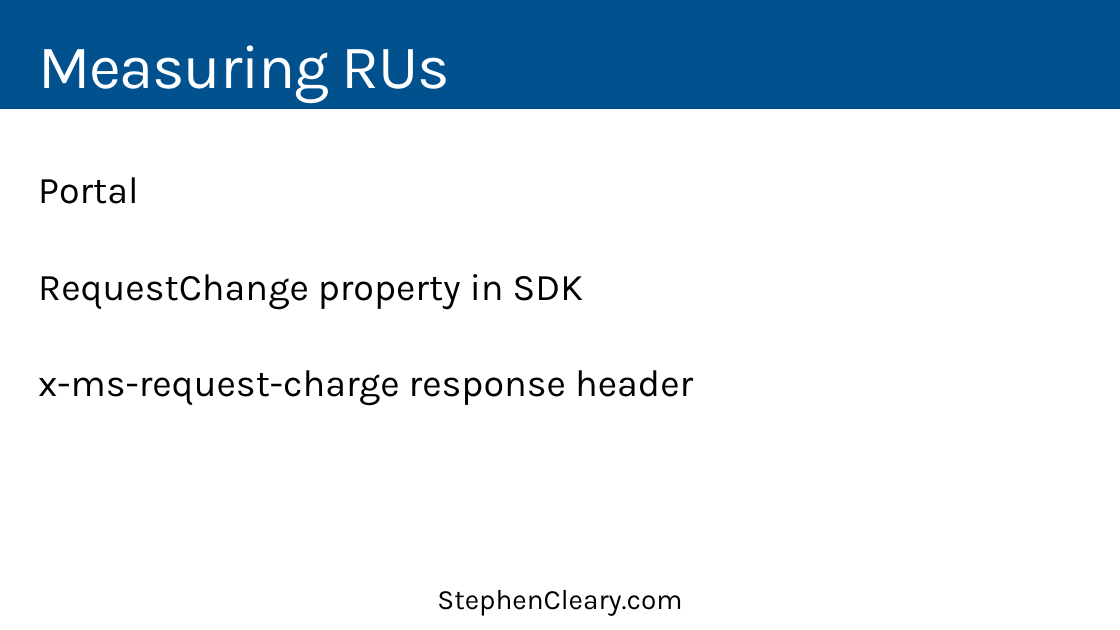
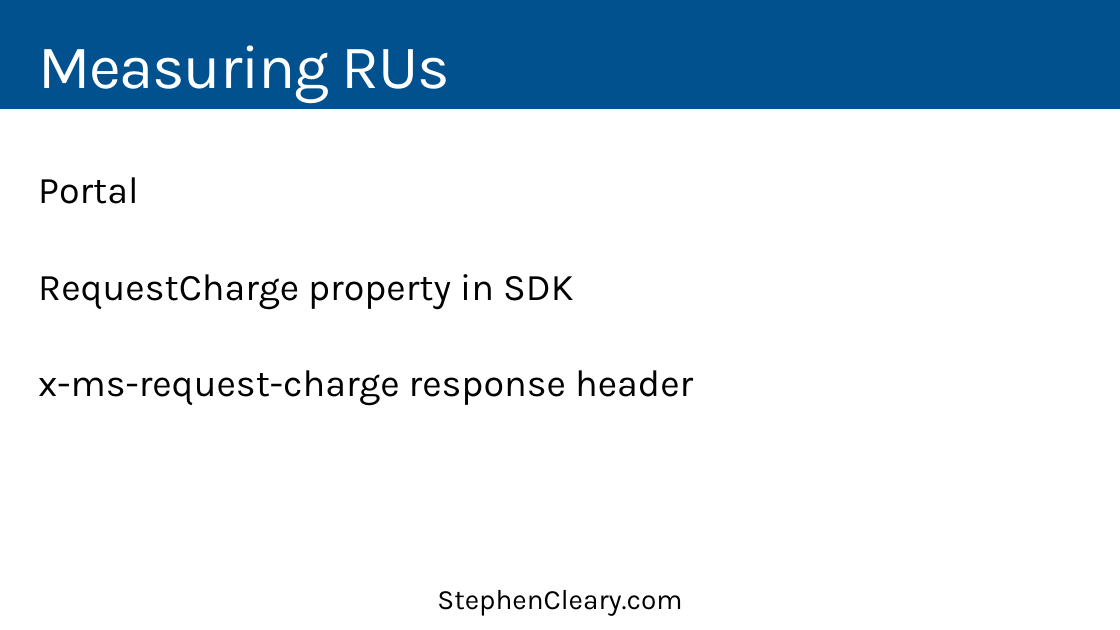
Before and after one commit to StephenCleary/Presentations, a slide deck: slide 25 of CosmosDB/CosmosDB - 16.9.pptx. Drawn at 1120x630 pixels with LibreOffice and Linux fonts; fonts in the diff are those of the drawing. Boxes give left, top, right and bottom in pixels: in the first picture for what was removed or moved away, otherwise in the second. Text is boxed around its words. In the diff, an @@ line names an element or a change of style, - is before the commit and + after.

```diff
--- a/CosmosDB/CosmosDB - 16.9.pptx
+++ b/CosmosDB/CosmosDB - 16.9.pptx
@@ text at [38,274,574,310]: text changed @@
-RequestChange property in SDK
+RequestCharge property in SDK
```
Also in this commit, not shown: 15 other slides changed, 4 other files.
